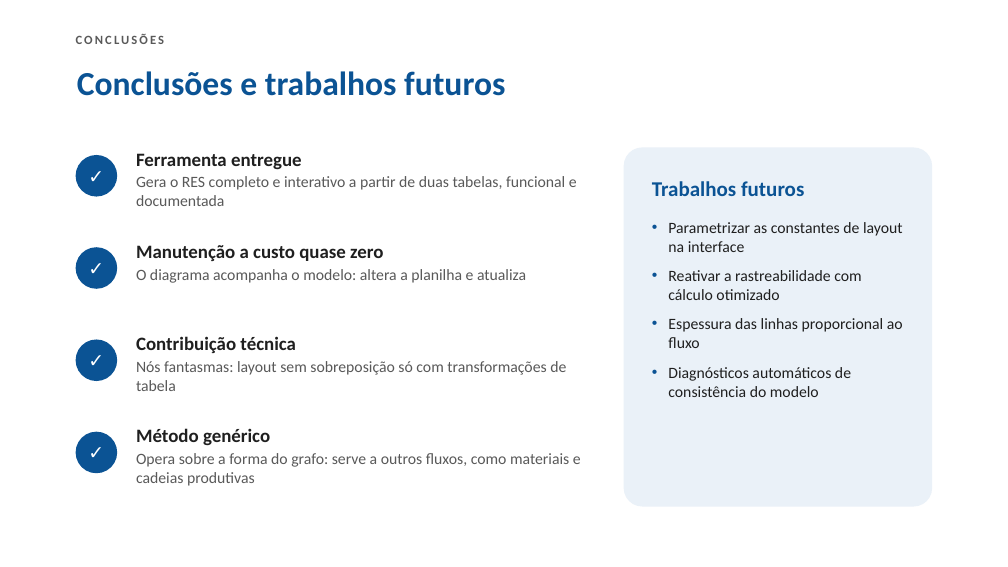
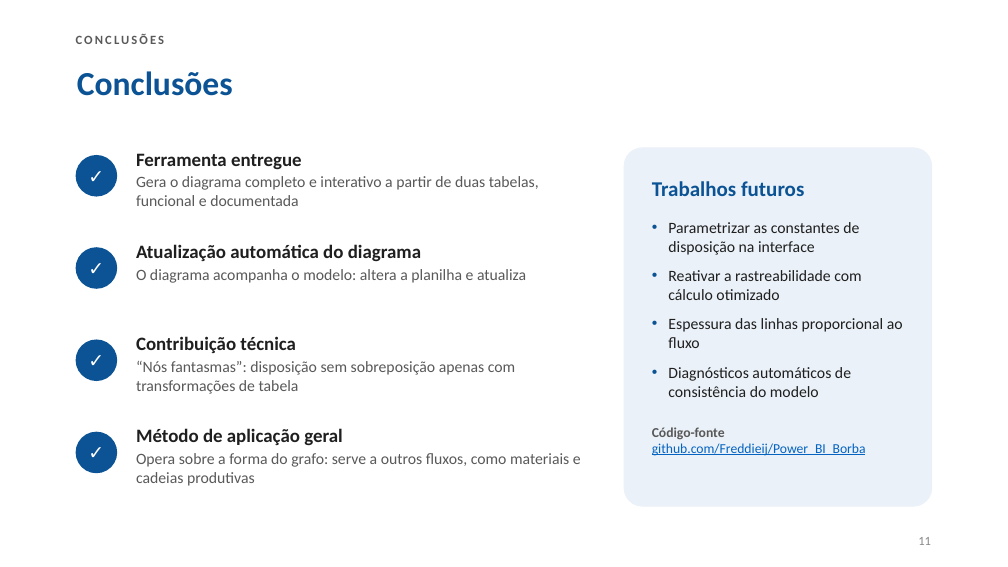
Before and after one commit to Freddieij/DDFE, a slide deck: slide 11 of Apresentacao/Apresentacao_XVI_Seminario_PIBITI.pptx. Drawn at 1008x567 pixels with LibreOffice and Linux fonts; fonts in the diff are those of the drawing. Boxes give left, top, right and bottom in pixels: in the first picture for what was removed or moved away, otherwise in the second. Text is boxed around its words. In the diff, an @@ line names an element or a change of style, - is before the commit and + after.

```diff
--- a/Apresentacao/Apresentacao_XVI_Seminario_PIBITI.pptx
+++ b/Apresentacao/Apresentacao_XVI_Seminario_PIBITI.pptx
@@ title at bbox=[77, 71, 233, 96]: text changed @@
-Conclusões e trabalhos futuros
+Conclusões
@@ text at bbox=[136, 176, 539, 206]: text changed @@
-Gera o RES completo e interativo a partir de duas tabelas, funcional e documentada
+Gera o diagrama completo e interativo a partir de duas tabelas, funcional e documentada
@@ text in rounded rectangle at bbox=[668, 222, 859, 255]: text changed @@
-• Parametrizar as constantes de layout na interface
+• Parametrizar as constantes de disposição na interface
@@ text at bbox=[136, 244, 421, 261]: text changed @@
-Manutenção a custo quase zero
+Atualização automática do diagrama
@@ text at bbox=[136, 361, 515, 394]: text changed @@
-Nós fantasmas: layout sem sobreposição só com transformações de tabela
+“Nós fantasmas”: disposição sem sobreposição apenas com transformações de tabela
@@ text at bbox=[136, 428, 343, 445]: text changed @@
-Método genérico
+Método de aplicação geral
@@ text in rounded rectangle at bbox=[652, 427, 866, 456]: paragraphs added @@
+Código-fonte
+github.com/Freddieij/Power_BI_Borba
@@ page number added at bbox=[918, 537, 931, 545], 12 pt, text #888888 @@
+11
```
Also in this commit, not shown: 7 other slides changed, 3 slides added, 3 slides removed, 2 other files.
